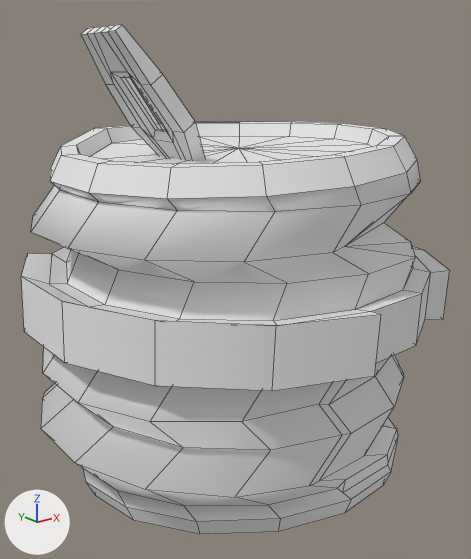
Before and after pictures for a commit that changed the OBJ model Assets/Models/Can03.obj.
Before and after are seen from a camera (50 mm lens) standing at (-0.025, 2.907, 0.445) and looking at (0.445, 3.495, 0.21). Arrows for +X, +Y and +Z are at lower left; the lights stay in place. Mesh edges are drawn as thin lines. Where no turn or scale is listed for an object, it has been applied to the vertices.

Names of what the first picture shows: 'Can03'.
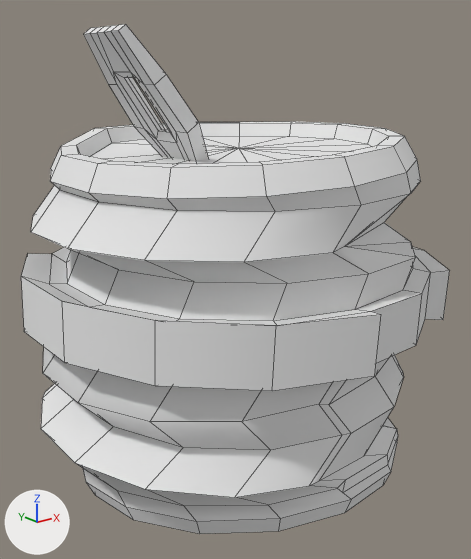
The newer file is also turned or shifted as a whole; pictures and numbers use the older file's frame.

Pixel boxes [x1, y1, x2, y2] of what changed, in the pictures (471 x 559 px; the box of a moved part takes in the faces that stretch with it):
'Can03', reshaped: before [21, 25, 450, 534]; after [21, 24, 450, 534]
part 1 of me_can03, moved or reshaped: before [81, 25, 205, 161]; after [84, 24, 209, 162]
part 2 of me_can03, shading changed: [21, 122, 450, 534] in both

Diff of the bpy script that builds the scene:
```diff
--- a/Assets/Models/Can03.obj.py
+++ b/Assets/Models/Can03.obj.py
@@ me_can03 @@
 me_can03.from_pydata(...)  # 401 vertices, 414 faces; spans x 0.199..0.701, y 3.257..3.727, z -0.061..0.489
 # used by ob_can03; location = (0.0, 0.0, 0.0)
+# me_can03 part 1: the loose piece of 56 vertices spanning x 0.284..0.397, y 3.451..3.553, z 0.337..0.489 is moved by (0.0, -0.006, 0.0)
+# me_can03 part 2: edges marked sharp go from 340 to 402
 me_can03.materials.append(mat_pasted__lambert17sg1)
```
